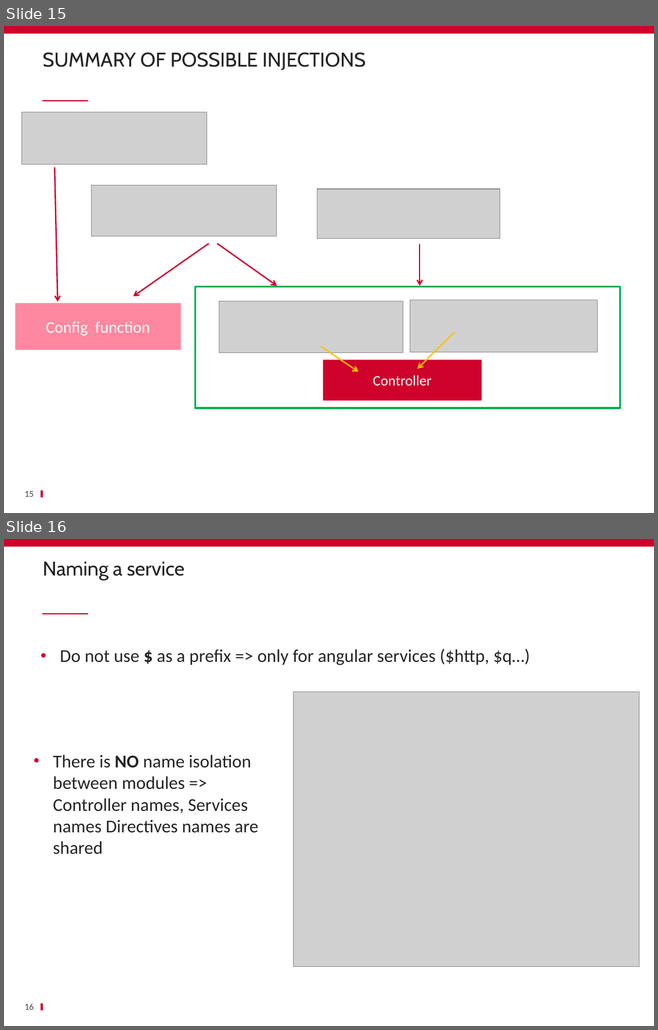
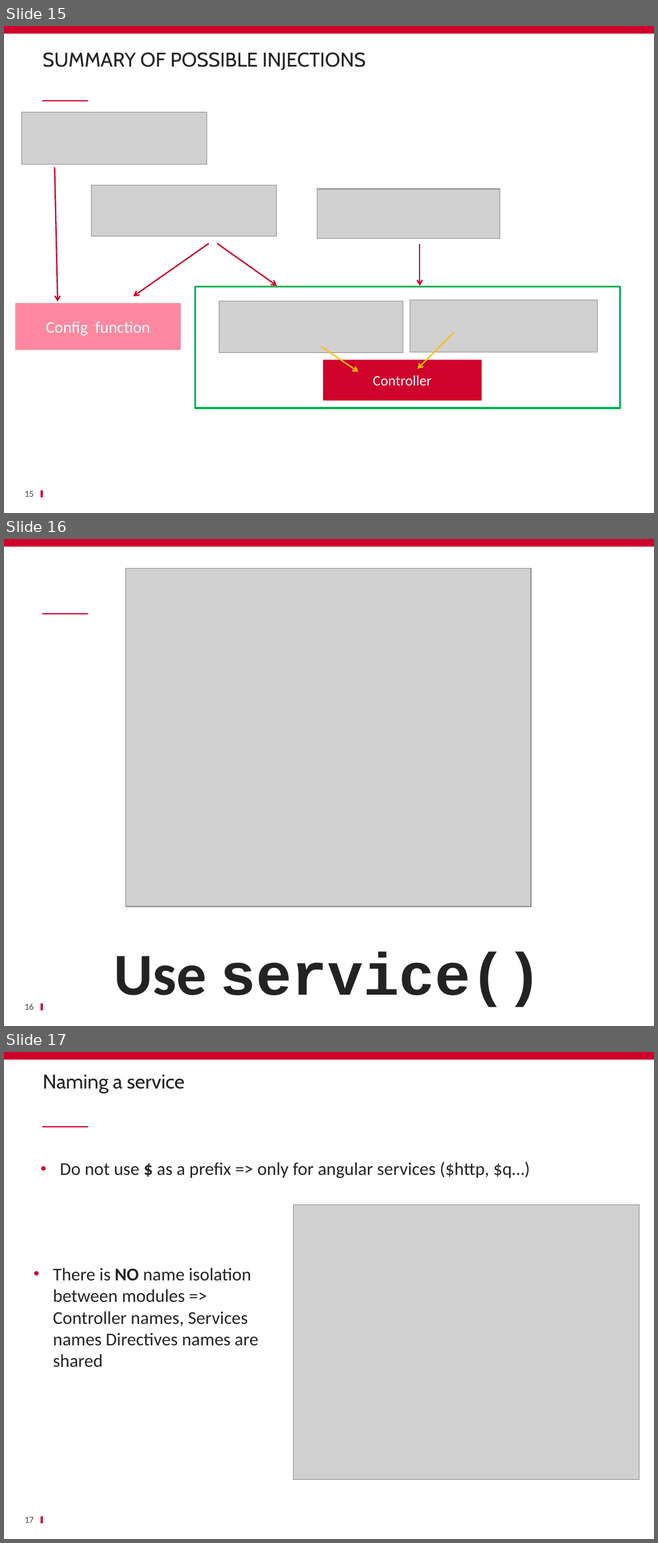
Before and after one commit to ycintre/formation-angularjs, a slide deck: 15 Custom services/Custom services.pptx. Shown one above the other, each under a label of ours: slides 15 and 16 before the commit, slides 15, 16 and 17 after it. The pictures are 658x1030 and 658x1543 pixels, drawn with LibreOffice and Linux fonts; fonts in the diff are those of the drawing; grey boxes stand for pictures; background and template pictures are left out. Boxes give left, top, right and bottom in pixels: in the first picture for what was removed or moved away, otherwise in the second. Text is boxed around its words. In the diff, an @@ line names an element or a change of style, - is before the commit and + after.

Commit message:
feat(custom services): improve slides

```diff
--- a/15 Custom services/Custom services.pptx
+++ b/15 Custom services/Custom services.pptx
@@ slide 16 added at (4,539,654,1026), background #FFFFFF; not listed: 3 template elements that a slide beside it also shows @@
@@ picture added at (125,568,531,907) @@
@@ text added at (114,952,542,1008), 66 pt, text #232323, bold @@
+Use service()
@@ page number added at (25,1004,34,1010), 10 pt, text #464646 @@
+16
@@ what was slide 16 is now slide 17 @@
@@ page number at (25,1517,34,1523): text changed @@
-16
+17
```
Also in this commit, not shown: 2 slides changed.
